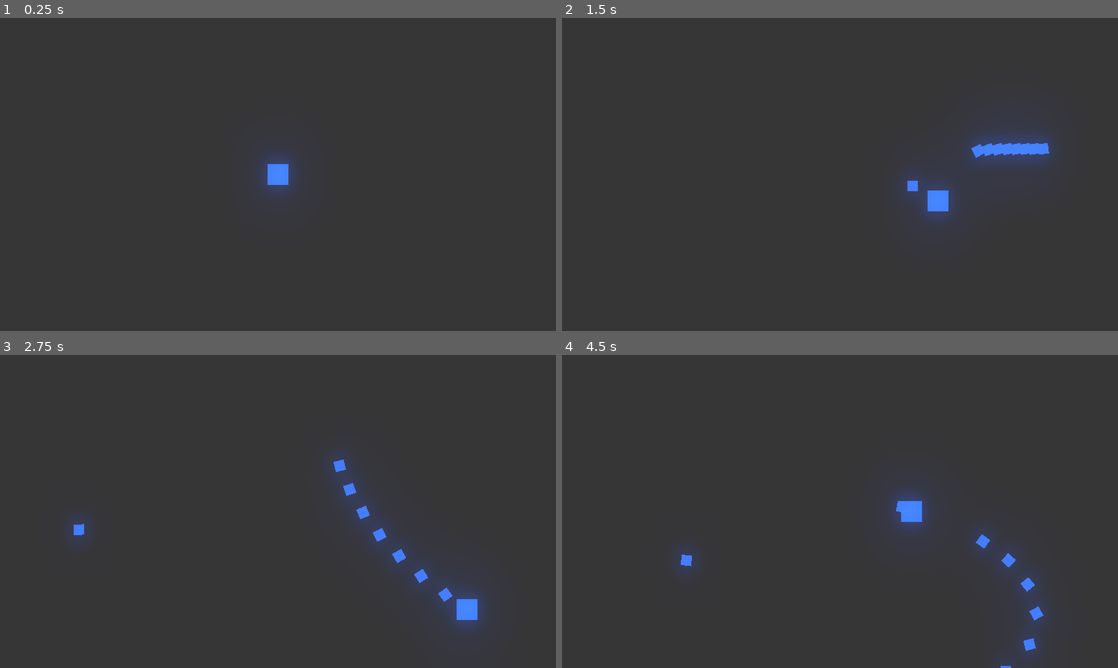
Above: before the commit, frames 1-4 (two rows, left to right).
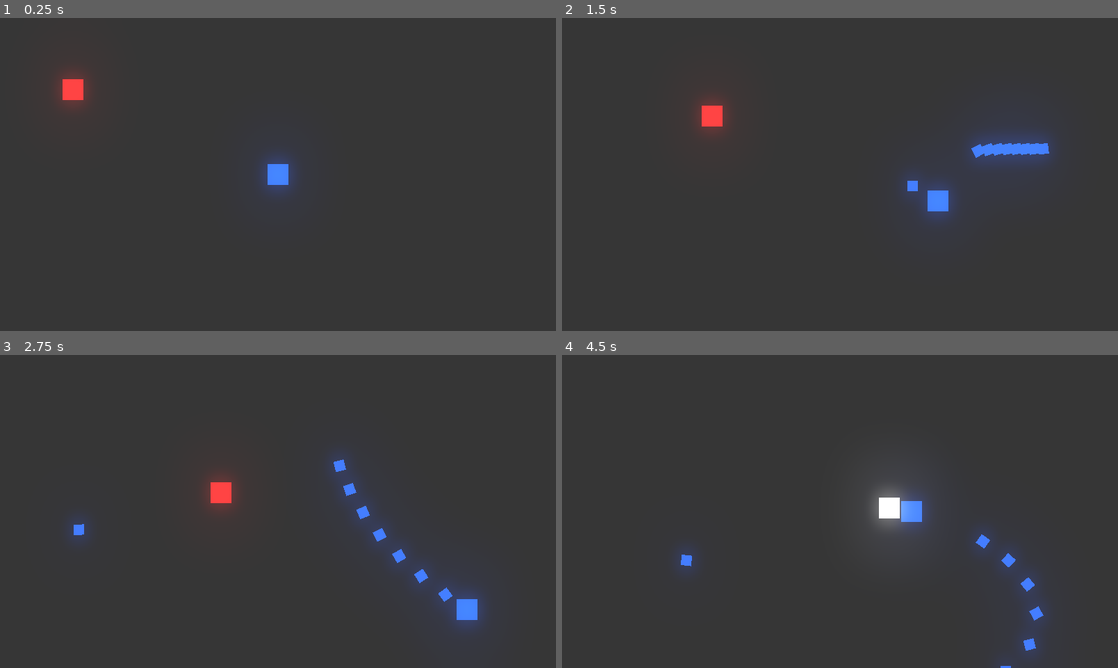
Above: after the commit, the same moments.

Repository: dzdn/PlugWorld_WaveShooter
Game: Godot game, scene res://Arena.tscn
Two runs of this game, one before a commit and one after it. Both use one fixed random seed, a clock stepped at 60 frames per second and the inputs below.
Inputs (mouse positions are in pixels of both pictures, inside the frame that each line leads up to):
- Up to frame 1 (0.25 s): no input
- Up to frame 2 (1.5 s): move the mouse to (962, 158) at 0.52 s; press the mouse at (962, 158) at 0.53 s; hold D (move_right) 0.53-1.28 s; move the mouse to (728, 190) at 1.27 s; release the mouse at (728, 190) at 1.28 s; hold S (move_down) from 1.28 s (still down); click (728, 190) at 1.35 s
- Up to frame 3 (2.75 s): move the mouse to (333, 442) at 2.02 s; release S (move_down) at 2.03 s; press the mouse at (333, 442) at 2.03 s; hold D (move_right) from 2.03 s (still down)
- Up to frame 4 (4.5 s): move the mouse to (812, 574) at 2.77 s; release D (move_right) at 2.78 s; release the mouse at (812, 574) at 2.78 s; hold W (move_up) 2.78-3.53 s; click (812, 574) at 2.85 s; move the mouse to (1006, 558) at 3.52 s; press the mouse at (1006, 558) at 3.53 s; hold A (move_left) from 3.53 s (still down); move the mouse to (673, 464) at 4.27 s; release the mouse at (673, 464) at 4.28 s; click (673, 464) at 4.35 s

The runs differ from the first frame. In frame 1, 0.6% of the frame differs, in the area x 10-17%, y 16-30%; in frame 2, 0.6%; in frame 3, 0.6%; in frame 4, 0.8%, in the area x 55-63%, y 42-56%.

Commit message:
Add enemy with AI and knockback effect

Diff:
--- a/Arena.tscn
+++ b/Arena.tscn
@@ -1,7 +1,8 @@
-[gd_scene load_steps=4 format=2]
+[gd_scene load_steps=5 format=2]
 
 [ext_resource path="res://Arena.gd" type="Script" id=1]
 [ext_resource path="res://Player.tscn" type="PackedScene" id=2]
+[ext_resource path="res://Enemy.tscn" type="PackedScene" id=3]
 
 [sub_resource type="Environment" id=1]
 background_mode = 4
@@ -18,3 +19,6 @@
 
 [node name="WorldEnvironment" type="WorldEnvironment" parent="."]
 environment = SubResource( 1 )
+
+[node name="Enemy" parent="." instance=ExtResource( 3 )]
+position = Vector2( 67, 75 )
--- a/Bullet.tscn
+++ b/Bullet.tscn
@@ -1,7 +1,10 @@
-[gd_scene load_steps=3 format=2]
+[gd_scene load_steps=4 format=2]
 
 [ext_resource path="res://Square.png" type="Texture" id=1]
 [ext_resource path="res://Bullet.gd" type="Script" id=2]
+
+[sub_resource type="RectangleShape2D" id=1]
+extents = Vector2( 8, 8 )
 
 [node name="Bullet" type="Sprite"]
 modulate = Color( 0.203922, 0.403922, 1, 1 )
@@ -9,6 +12,12 @@
 texture = ExtResource( 1 )
 script = ExtResource( 2 )
 
+[node name="Hitbox" type="Area2D" parent="." groups=["enemy_damager"]]
+
+[node name="CollisionShape2D" type="CollisionShape2D" parent="Hitbox"]
+shape = SubResource( 1 )
+
 [node name="VisibilityNotifier2D" type="VisibilityNotifier2D" parent="."]
+visible = false
 
 [connection signal="screen_exited" from="VisibilityNotifier2D" to="." method="_on_VisibilityNotifier2D_screen_exited"]
--- /dev/null
+++ b/Enemy.gd
@@ -0,0 +1,35 @@
+extends Sprite
+
+var speed = 75
+
+var velocity = Vector2()
+
+var stun = false
+var hp = 3
+
+func _process(delta):
+	if Global.player != null and stun == false:
+		velocity = global_position.direction_to(Global.player.global_position)
+	elif stun:
+		velocity = lerp(velocity, Vector2(0, 0), 0.3)
+
+	global_position += velocity * speed * delta
+
+	if hp <= 0:
+		queue_free()
+
+
+func _on_Hitbox_area_entered(area):
+	if area.is_in_group("enemy_damager"):
+		modulate = Color.white
+		velocity = -velocity * 6
+		hp -= 1
+		stun = true
+		$StunTimer.start()
+		area.get_parent().queue_free()
+
+
+
+func _on_StunTimer_timeout():
+	modulate = Color("e23333")
+	stun = false
--- /dev/null
+++ b/Enemy.tscn
@@ -0,0 +1,26 @@
+[gd_scene load_steps=4 format=2]
+
+[ext_resource path="res://Square.png" type="Texture" id=1]
+[ext_resource path="res://Enemy.gd" type="Script" id=2]
+
+[sub_resource type="RectangleShape2D" id=1]
+extents = Vector2( 8, 8 )
+
+[node name="Enemy" type="Sprite"]
+modulate = Color( 0.886275, 0.2, 0.2, 1 )
+scale = Vector2( 1.5, 1.5 )
+texture = ExtResource( 1 )
+script = ExtResource( 2 )
+
+[node name="Hitbox" type="Area2D" parent="."]
+
+[node name="CollisionShape2D" type="CollisionShape2D" parent="Hitbox"]
+visible = false
+shape = SubResource( 1 )
+
+[node name="StunTimer" type="Timer" parent="."]
+wait_time = 0.1
+one_shot = true
+
+[connection signal="area_entered" from="Hitbox" to="." method="_on_Hitbox_area_entered"]
+[connection signal="timeout" from="StunTimer" to="." method="_on_StunTimer_timeout"]
--- a/Global.gd
+++ b/Global.gd
@@ -1,6 +1,7 @@
 extends Node
 
 var node_creation_parent = null
+var player = null
 
 func instance_node(node, location, parent):
 	var node_instance = node.instance()
--- a/Player.gd
+++ b/Player.gd
@@ -6,6 +6,12 @@
 var bullet = preload("res://Bullet.tscn")
 
 var can_shoot = true
+
+func _ready():
+	Global.player = self
+
+func _exit_tree():
+	Global.player = null
 
 func _process(delta):
 	velocity.x = int(Input.is_action_pressed("move_right")) - int(Input.is_action_pressed("move_left"))
